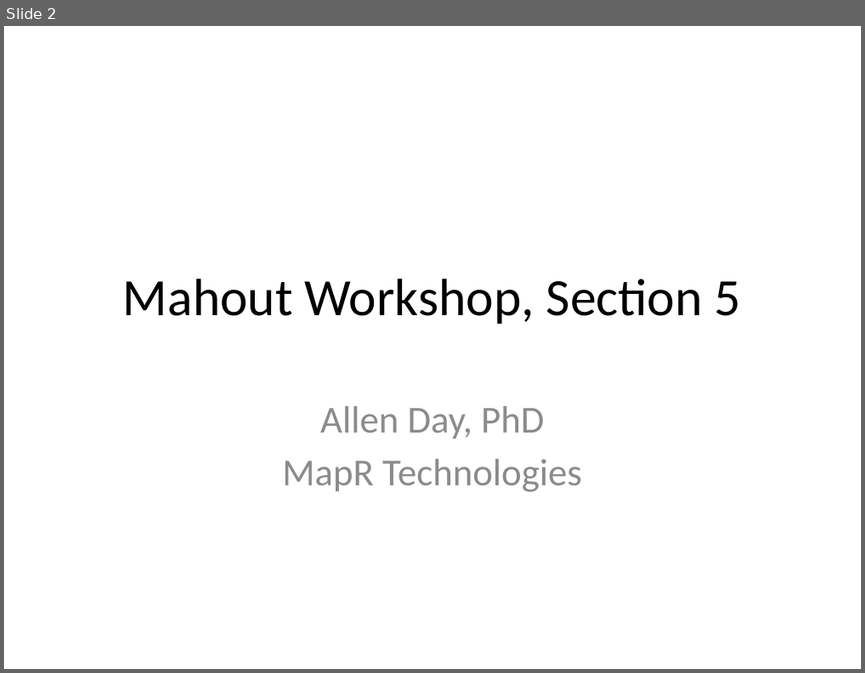
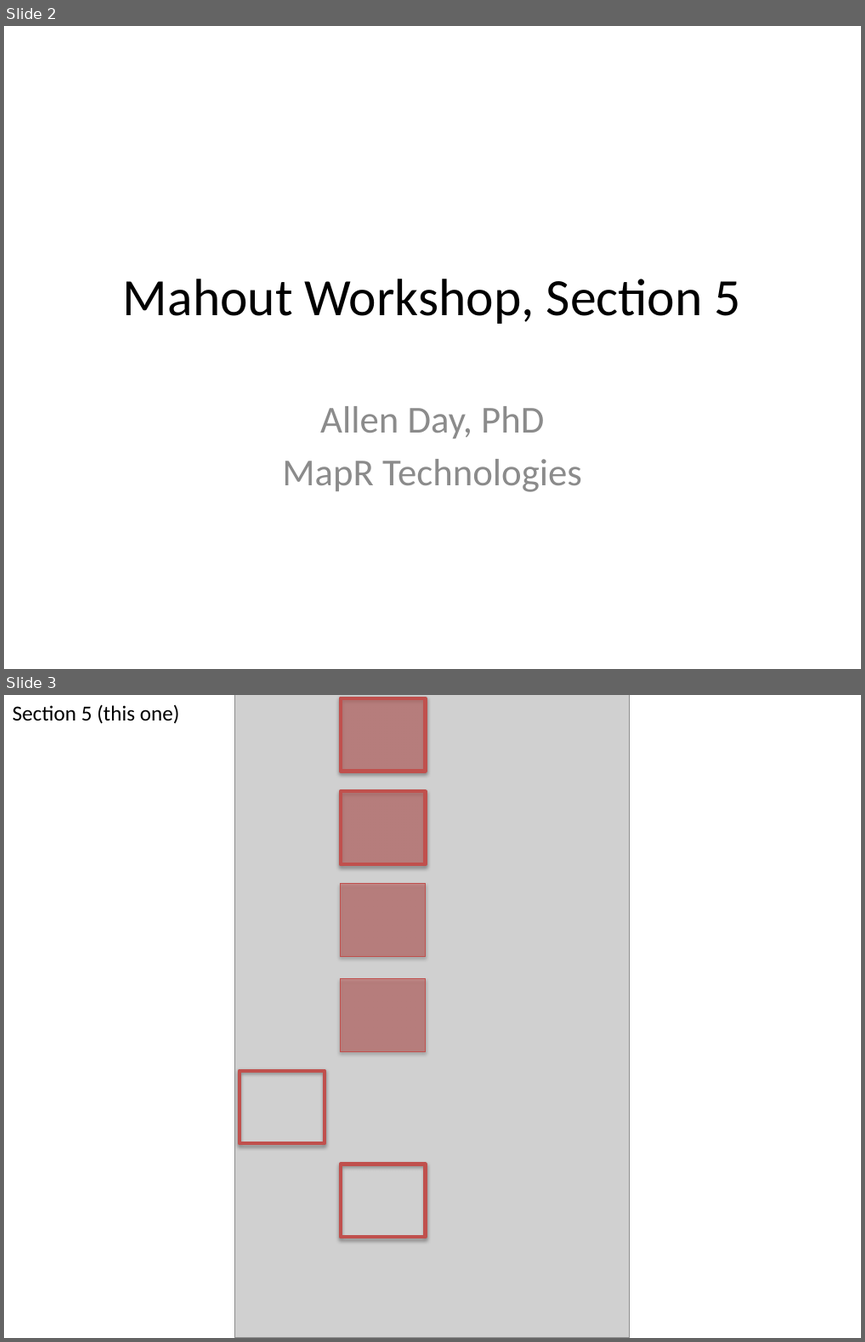
Before and after one commit to allenday/mapr-text-analysis, a slide deck: doc/section5.pptx. Shown one above the other, each under a label of ours: slide 2 before the commit, slides 2 and 3 after it. The pictures are 865x673 and 865x1342 pixels, drawn with LibreOffice and Linux fonts; fonts in the diff are those of the drawing; grey boxes stand for pictures. Boxes give left, top, right and bottom in pixels: in the first picture for what was removed or moved away, otherwise in the second. Text is boxed around its words. In the diff, an @@ line names an element or a change of style, - is before the commit and + after.

Commit message:
sections 4 and 5 slides

```diff
--- a/doc/section5.pptx
+++ b/doc/section5.pptx
@@ slide 3 added at [4, 695, 861, 1338], background #FFFFFF @@
@@ text added at [12, 704, 180, 724], 18 pt, text #000000 @@
+Section 5 (this one)
@@ picture added at [234, 695, 629, 1338] @@
@@ rectangle added at [341, 698, 426, 771], fill #C0504D at 50% opacity, outline #C0504D 3 pt @@
@@ rectangle added at [341, 792, 426, 865], fill #C0504D at 50% opacity, outline #C0504D 3 pt @@
@@ rectangle added at [341, 884, 426, 956], fill #C0504D at 50% opacity, outline #C0504D 0.75 pt @@
@@ rectangle added at [341, 979, 426, 1051], fill #C0504D at 50% opacity, outline #C0504D 0.75 pt @@
@@ rectangle added at [239, 1071, 324, 1143], outline #C0504D 3 pt @@
@@ rectangle added at [341, 1163, 426, 1236], outline #C0504D 3 pt @@
```
Also in this commit, not shown: 1 slide changed, 2 other slides added, 7 other files.
